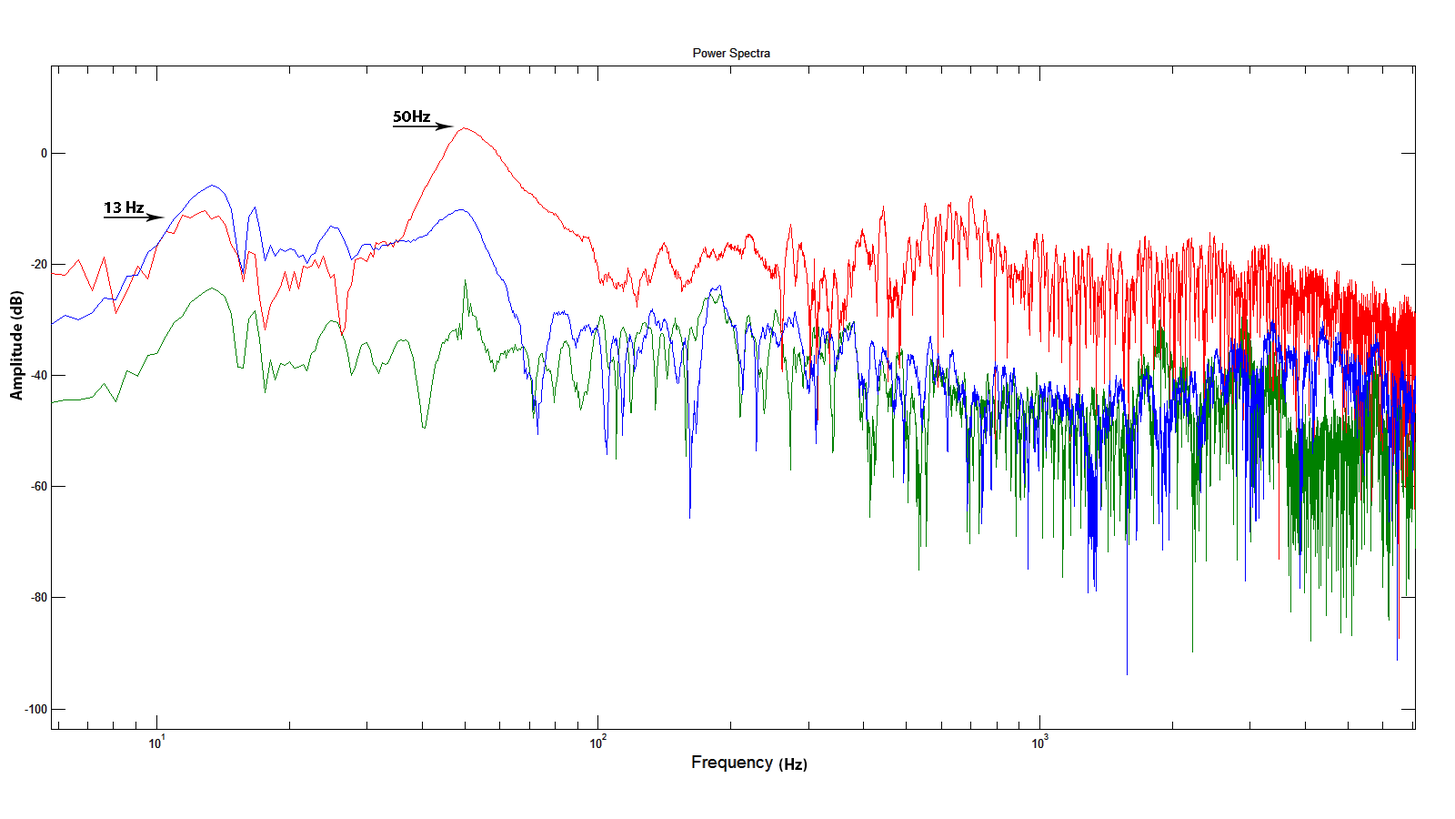
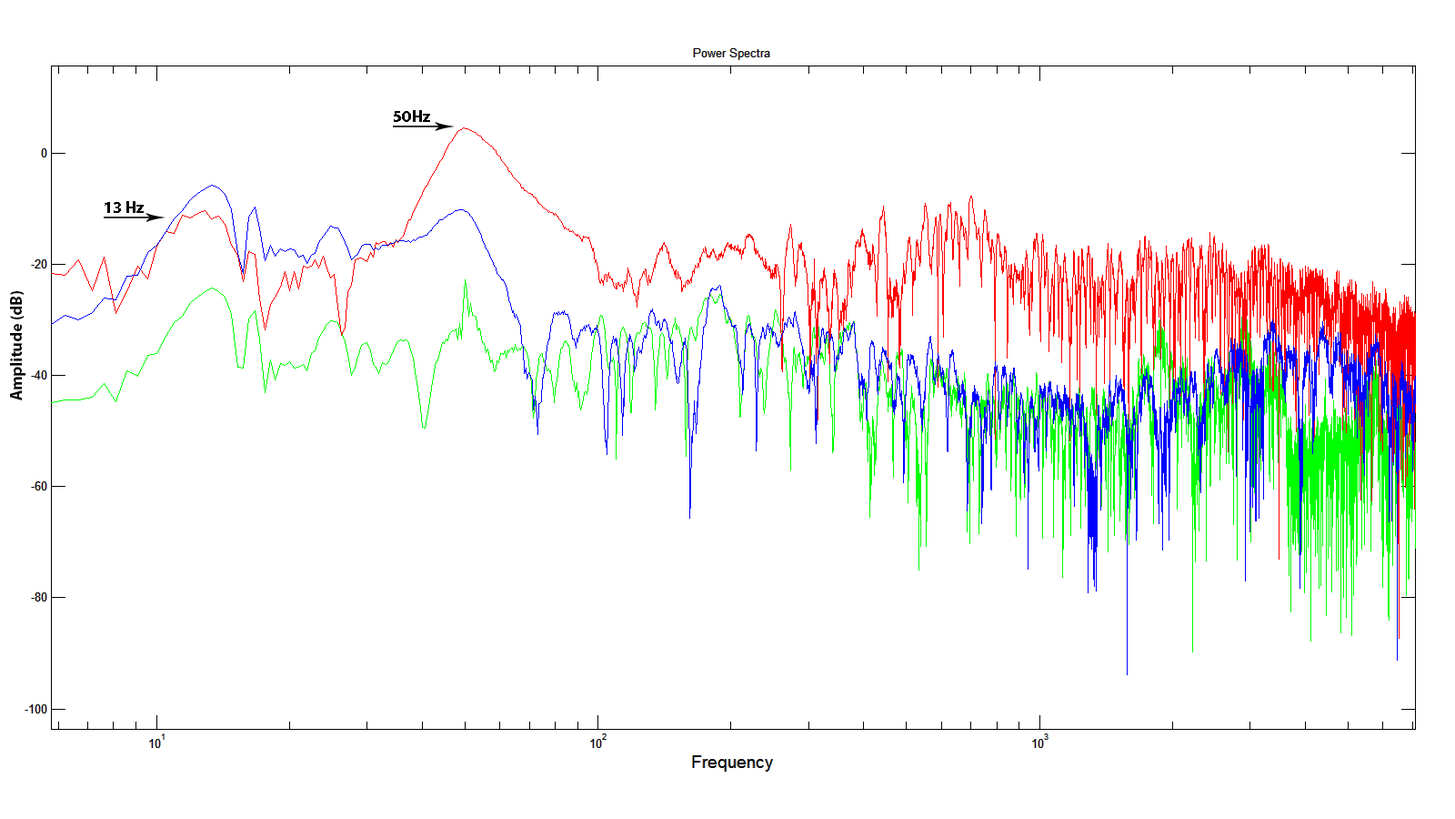
Revision of a layered 1455x819 image; what changed, layer by layer:
"(Hz)": blend normal → color burn over [left=779, top=757, right=808, bottom=772]
added layer "Ebene 2" above "Hintergrund" over [left=50, top=279, right=1417, bottom=653]
